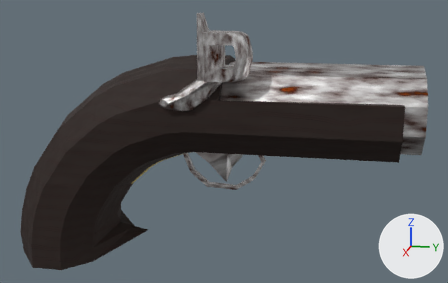
A saved change to the Blender file HeroProps/pistolProp.blend.
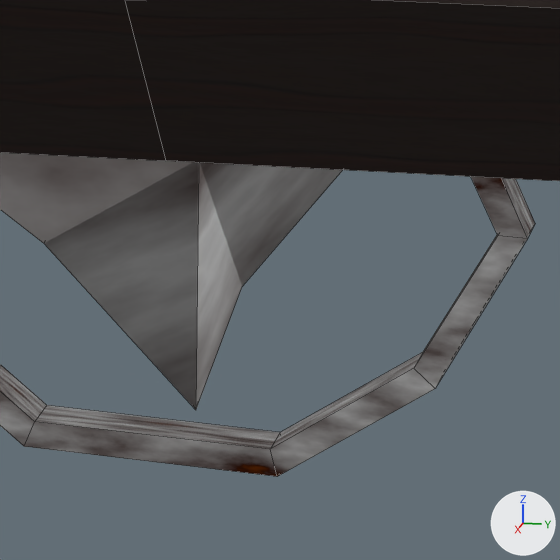
The first picture shows the older version from a 50 mm lens placed at (4.21, 1.92, 2.06), pointed at (-0.02, 1.08, 1.0). The close-ups show the older and then the newer version on the part from 46% to 60% of the width and 48% to 71% of the height of that picture. Only the edits that show in the close-ups are written down. Every picture has the same lights, and +X, +Y and +Z are marked at lower right. The close-ups show mesh edges as thin lines.

Names of what the first close-up shows: 'mango', 'ruedaGatillo'.
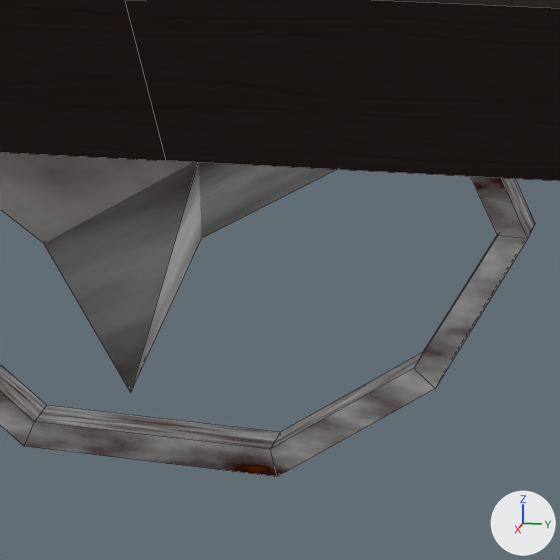
The newer file adds a shape key; the second version is drawn at full value of the shape key 'Clave 1' of 'mango', and the change is written as the vertex moves it makes.

The change, as a diff of the scene's bpy script:
```diff
--- a/HeroProps/pistolProp.blend.py
+++ b/HeroProps/pistolProp.blend.py
@@ me_cilindro_002 @@
 me_cilindro_002.from_pydata(...)  # 252 vertices, 242 faces; spans x -0.55..0.55, y -0.64..1.89, z 0.07..2.34
 # used by ob_mango; location = (-0.0277, 2.3522, 0.4803); rotation_euler = (1.571, 0.0, 0.0), in degrees (90, 0, 0); scale = (0.778, 0.602, 1.22)
-me_cilindro_002.vertices[123].co = (0.0, 0.36, 1.03)  # pixel (195, 410)
-me_cilindro_002.vertices[125].co = (0.0, 0.54, 1.0)  # pixel (242, 286)
-me_cilindro_002.vertices[249].co = (0.0, 0.46, 1.02)
+# me_cilindro_002 part 1
+me_cilindro_002.vertices[123].co = (0.01, 0.38, 1.08)  # pixel (130, 392)
+me_cilindro_002.vertices[125].co = (0.01, 0.61, 1.03)  # pixel (201, 238)
+me_cilindro_002.vertices[249].co = (0.01, 0.53, 1.05)
 me_cilindro_002.materials.append(mat_madera)
```

Where the change shows, as pixel boxes (x1, y1, x2, y2) in the close-ups (560 x 560 px; the box of a moved part takes in the faces that stretch with it):
'mango', reshaped: before (0, 0, 560, 410); after (0, 0, 560, 392)
part 1 of me_cilindro_002, moved or reshaped: before (0, 152, 342, 410); after (0, 152, 335, 392)
